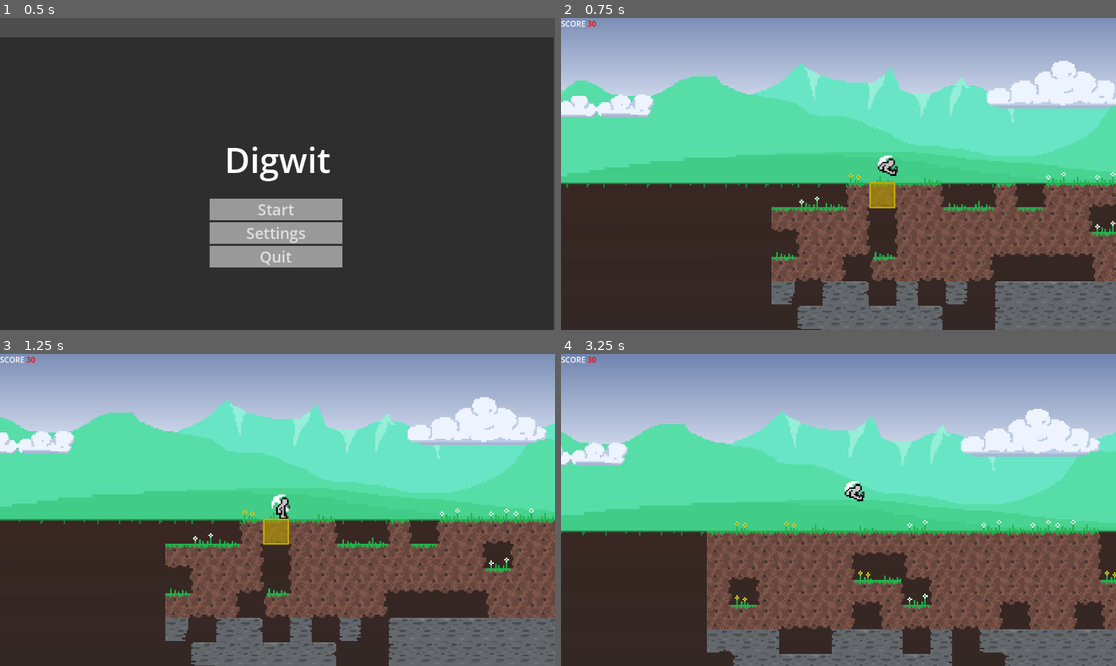
Above: before the commit, frames 1-4 (two rows, left to right).
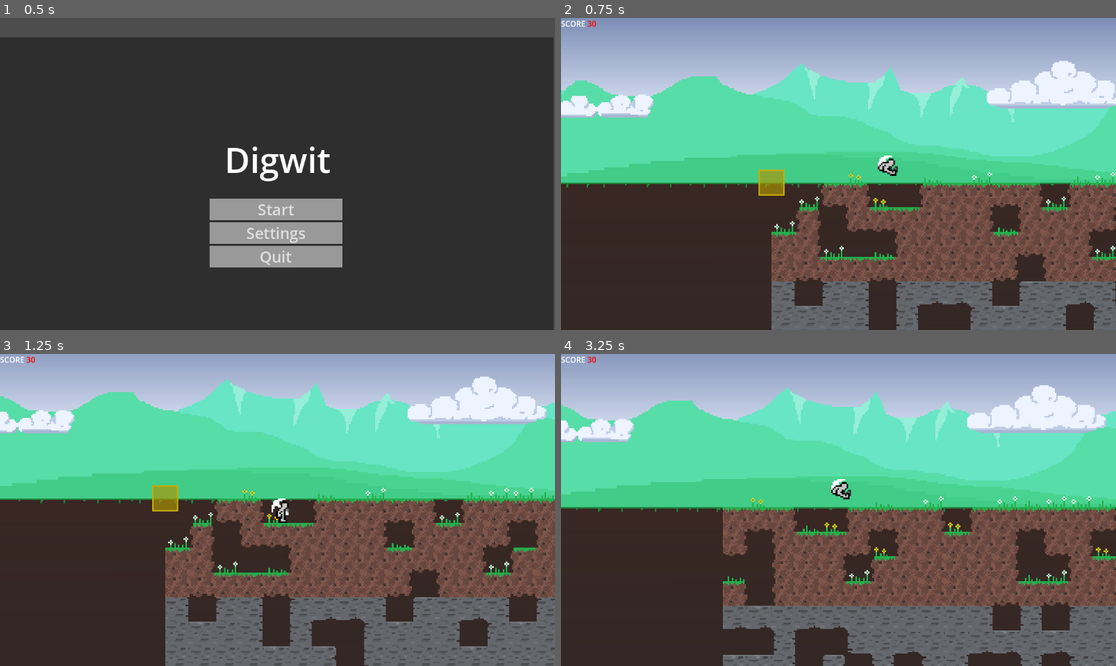
Above: after the commit, the same moments.

Repository: d-v-b/ld58
Game: Godot game, scene res://scenes/main_menu.tscn
The game is run twice, just before and just after one commit, with the same random seed, the same clock (stepped at 60 frames per second) and the same inputs.
Inputs (mouse positions are in pixels of both pictures, inside the frame that each line leads up to):
- Up to frame 1 (0.5 s): no input
- Up to frame 2 (0.75 s): click "Start" at 0.5 s
- Up to frame 3 (1.25 s): no input
- Up to frame 4 (3.25 s): move the mouse to (577, 363) at 1.27 s; hold D (move_right) 1.28-2 s; tap X (action_die) at 1.35 s; tap Space (action_jump) at 1.52, 3.02 s; click "Play again" at 2 s; move the mouse to (727, 525) at 2.77 s; hold D (move_right) from 2.78 s (still down); tap F (action_mine) at 2.85 s

Frame 1 is identical in both runs. In frame 2, 11% of the frame differs, in the area x 35-100%, y 48-100%; in frame 3, 39%; in frame 4, 47%, in the area x 0-100%, y 0-100%.

Commit message:
added mines

Diff:
--- a/Collector/project.godot
+++ b/Collector/project.godot
@@ -14,10 +14,6 @@
 run/main_scene="uid://ku7ncpvrogms"
 config/features=PackedStringArray("4.5", "Forward Plus")
 config/icon="res://assets/icon.svg"
-
-[autoload]
-
-WorldGrid="res://scripts/world_grid.gd"
 
 [input]
 
@@ -77,6 +73,7 @@
 2d_physics/layer_2="Item"
 2d_physics/layer_3="World"
 2d_physics/layer_8="Boundaries"
+2d_physics/layer_10="Boundaries"
 
 [rendering]
 
--- a/Collector/scenes/mining_block.tscn
+++ b/Collector/scenes/mining_block.tscn
@@ -23,4 +23,3 @@
 [connection signal="destroy" from="." to="." method="_on_destroy"]
 [connection signal="input_event" from="." to="." method="_on_input_event"]
 [connection signal="mine" from="." to="." method="_on_mine"]
-[connection signal="select" from="." to="." method="_on_select"]
--- a/Collector/scripts/mining_block.gd
+++ b/Collector/scripts/mining_block.gd
@@ -5,6 +5,7 @@
 enum MiningBlockType{
 	NONE,
 	STANDARD,
+	BOMB,
 }
 
 signal mine
@@ -12,8 +13,12 @@
 
 var health: int = 5
 var position: Vector2
+var tile_position : Vector2i
+var world : World2D
 
-func _init(world_position: Vector2) -> void:
+func _init(_world, world_position: Vector2, _tile_position : Vector2i) -> void:
+	world = _world
+	tile_position = _tile_position
 	position = world_position
 	mine.connect(_on_mine)
 	destroy.connect(_on_destroy)
--- /dev/null
+++ b/Collector/scripts/mining_blocks/bomb.gd
@@ -0,0 +1,33 @@
+class_name MiningBlockBomb extends MiningBlock
+
+var explosion_radius = 1280;
+
+func _init(_world : World2D, world_position: Vector2, _tile_position: Vector2i) -> void:
+	super._init(_world, world_position, _tile_position)
+	health = 1
+
+func _on_destroy() -> void:
+	print("BANG")
+
+	# Define the explosion shape — e.g., a circular area
+	var shape := CircleShape2D.new()
+	shape.radius = explosion_radius
+
+	# Set up query parameters
+	var params := PhysicsShapeQueryParameters2D.new()
+	params.shape = shape
+	params.transform = Transform2D(0, position) # position the shape at this node
+	params.collision_mask = 1  # choose which layers to detect (adjust as needed)
+	params.exclude = [self]    # don't detect self
+
+	var space_state = world.direct_space_state
+	var results = space_state.intersect_shape(params)
+
+	for result in results:
+		var collider = result.get("collider")
+		if collider:
+			print("Hit:", collider.name)
+			if collider.has_method("on_hit"):
+				collider.on_hit()
+
+	super._on_destroy()
--- a/Collector/scripts/mining_blocks/factory.gd
+++ b/Collector/scripts/mining_blocks/factory.gd
@@ -2,7 +2,9 @@
 
 class_name MiningBlockFactory
 
-static func create(type: MiningBlock.MiningBlockType, world_position: Vector2):
+static func create(type: MiningBlock.MiningBlockType, world : World2D, world_position: Vector2, tile_position: Vector2i):
 	if type == MiningBlock.MiningBlockType.STANDARD:
-		return MiningBlockStandard.new(world_position)
-	return MiningBlock.new(world_position)
+		return MiningBlockStandard.new(world, world_position, tile_position)
+	if type == MiningBlock.MiningBlockType.BOMB:
+		return MiningBlockBomb.new(world, world_position, tile_position)
+	return MiningBlock.new(world, world_position, tile_position)
--- a/Collector/scripts/mining_blocks/standard.gd
+++ b/Collector/scripts/mining_blocks/standard.gd
@@ -1,5 +1,5 @@
 class_name MiningBlockStandard extends MiningBlock
 
-func _init(world_position: Vector2) -> void:
-	super._init(world_position)
+func _init(_world : World2D, world_position: Vector2, _tile_position: Vector2i) -> void:
+	super._init(_world, world_position, _tile_position)
 	health = 3
--- a/Collector/scripts/player.gd
+++ b/Collector/scripts/player.gd
@@ -58,3 +58,6 @@
 	is_dead = true
 	died.emit()
 	%AnimationPlayer.play("player_death")
+
+func on_hit():
+	die()
--- a/Collector/scripts/world-render.gd
+++ /dev/null
@@ -1,121 +0,0 @@
-extends TextureRect
-
-var grid_buffer : RID
-var grid_texture : Texture2DRD
-var shader_path = "res://shaders/world_renderer.glsl"
-
-var texture_atlas : Texture2DRD
-
-var shader : RID
-var pipeline : RID
-var uniform_set : RID
-
-var viewport_size : Vector2i
-
-func _ready() -> void:
-	var rd := RenderingServer.get_rendering_device()  # Access the low-level RenderingDevice
-	viewport_size = get_viewport_rect().size.floor()
-
-	size = get_viewport_rect().size
-
-	position = -size * 0.5
-	print(size)
-
-	var _size: Vector2i = Vector2i(WorldGrid.SIZE)
-
-	# Just one integer (4 bytes)
-	var data := PackedByteArray()
-	data.resize(4 * _size.x * _size.y)
-	var counter = 0
-	for y in WorldGrid.SIZE.y:
-		for x in WorldGrid.SIZE.x:
-			data.encode_s32(counter, WorldGrid.get_cell(x, y).value)
-			counter += 4
-
-	grid_buffer = rd.storage_buffer_create(data.size(), data)
-
-	var tex_format := RDTextureFormat.new()
-	tex_format.format = RenderingDevice.DATA_FORMAT_R32G32B32A32_SFLOAT
-	tex_format.width = viewport_size.x
-	tex_format.height = viewport_size.y
-	tex_format.usage_bits = RenderingDevice.TEXTURE_USAGE_STORAGE_BIT | RenderingDevice.TEXTURE_USAGE_SAMPLING_BIT
-
-	var texture_atlas_tex2d: Texture2D = load("res://assets/texture_atlas.png")
-	var texture_atlas_img: Image = texture_atlas_tex2d.get_image()
-	texture_atlas_img.convert(Image.FORMAT_RGBA8)
-	var texture_atlas_view := RDTextureView.new()
-
-	var atlas_format := RDTextureFormat.new()
-	atlas_format.width = texture_atlas_img.get_width()
-	atlas_format.height = texture_atlas_img.get_height()
-	atlas_format.format = RenderingDevice.DATA_FORMAT_R8G8B8A8_UNORM
-	atlas_format.usage_bits = RenderingDevice.TEXTURE_USAGE_SAMPLING_BIT
-
-	var texture_atlas_rid := rd.texture_create(atlas_format, texture_atlas_view, [texture_atlas_img.get_data()])
-
-	texture_atlas = Texture2DRD.new()
-	texture_atlas.texture_rd_rid = texture_atlas_rid
-
-	grid_texture = Texture2DRD.new()
-
-	grid_texture.texture_rd_rid = rd.texture_create(tex_format, RDTextureView.new())
-
-	_load_pipeline()
-
-	texture = grid_texture
-
-
-func _process(_delta: float) -> void:
-	_run_pipeline()
-
-
-func _load_pipeline():
-	var rd := RenderingServer.get_rendering_device()
-	var shader_file = load(shader_path)
-	shader = rd.shader_create_from_spirv(shader_file.get_spirv())
-	pipeline = rd.compute_pipeline_create(shader)
-
-	var nearest_sampler := RDSamplerState.new()
-	nearest_sampler.min_filter = RenderingDevice.SAMPLER_FILTER_NEAREST
-	nearest_sampler.mag_filter = RenderingDevice.SAMPLER_FILTER_NEAREST
-
-	var buffer_uniform := RDUniform.new()
-	buffer_uniform.uniform_type = RenderingDevice.UNIFORM_TYPE_STORAGE_BUFFER
-	buffer_uniform.binding = 0
-	buffer_uniform.add_id(grid_buffer)
-
-	var texture_uniform := RDUniform.new()
-	texture_uniform.uniform_type = RenderingDevice.UNIFORM_TYPE_IMAGE
-	texture_uniform.binding = 1
-	texture_uniform.add_id(grid_texture.texture_rd_rid)
-
-	var texture_atlas_uniform := RDUniform.new()
-	texture_atlas_uniform.uniform_type = RenderingDevice.UNIFORM_TYPE_SAMPLER_WITH_TEXTURE
-	texture_atlas_uniform.binding = 2
-	texture_atlas_uniform.add_id(rd.sampler_create(nearest_sampler))
-	texture_atlas_uniform.add_id(texture_atlas.texture_rd_rid)
-
-
-
-	uniform_set = rd.uniform_set_create([buffer_uniform, texture_uniform, texture_atlas_uniform], shader, 0)
-
-func _run_pipeline():
-	var push_data := PackedByteArray()
-	push_data.resize(48)
-	push_data.encode_s32(0, WorldGrid.SIZE.x)
-	push_data.encode_s32(4, WorldGrid.SIZE.y)
-	push_data.encode_float(8, WorldGrid.starting_position.x)
-	push_data.encode_float(12, WorldGrid.starting_position.y)
-	push_data.encode_float(16, WorldGrid.CELL_SIZE)
-	push_data.encode_float(20, get_viewport().get_camera_2d().position.x)
-	push_data.encode_float(24, get_viewport().get_camera_2d().position.y)
-	push_data.encode_float(28, viewport_size.x)
-	push_data.encode_float(32, viewport_size.y)
-
-	var rd := RenderingServer.get_rendering_device()
-	var list := rd.compute_list_begin()
-	rd.compute_list_bind_compute_pipeline(list, pipeline)
-	rd.compute_list_bind_uniform_set(list, uniform_set, 0)
-	rd.compute_list_set_push_constant(list, push_data, push_data.size())
-	rd.compute_list_dispatch(list, ceil(viewport_size.x / 16), ceil(viewport_size.y / 16), 1)
-	rd.compute_list_end()
--- a/Collector/scripts/world-renderer2.gd
+++ /dev/null
@@ -1,53 +0,0 @@
-
-extends ColorRect
-#
-#var grid_buffer : RID
-#var grid_texture : ImageTexture
-#
-#var grid_image
-#var viewport_size : Vector2i
-#
-#var shader_mat : ShaderMaterial
-#
-#var world_grid
-#
-#func _ready() -> void:
-	#world_grid = get_node("world_grid") as world_grid
-	#
-	#if(!world_grid):
-		#print("hello")
-	#
-	#size = get_viewport_rect().size * 1.25
-	#position = -size * 0.5
-	#
-	##var _size = Vector2i(world_grid.SIZE)
-	#
-	##grid_image = Image.create(_size.x, _size.y, false, Image.FORMAT_L8)
-	##_upload_world_grid()
-	#
-	#grid_texture = ImageTexture.create_from_image(grid_image)
-	#
-	## Create and assign shader material
-	#shader_mat = ShaderMaterial.new()
-	#shader_mat.shader = load("res://shaders/world_renderer.gdshader")
-	#material = shader_mat
-	#
-	## Pass uniforms
-	#shader_mat.set_shader_parameter("grid_tex", grid_texture)
-	#shader_mat.set_shader_parameter("atlas_tex", load("res://assets/texture_atlas.png"))
-	#shader_mat.set_shader_parameter("grid_size", Vector2(world_grid.SIZE))
-	#shader_mat.set_shader_parameter("grid_min", world_grid.starting_position)
-	#shader_mat.set_shader_parameter("cell_size", world_grid.CELL_SIZE)
-	#
-	#
-#func _process(_delta: float) -> void:
-	#var camera = EditorInterface.get_editor_viewport_2d().get_camera_2d() if (Engine.is_editor_hint()) else get_viewport().get_camera_2d()
-	#if camera:
-		#shader_mat.set_shader_parameter("camera_position", get_viewport().get_camera_2d().get_screen_center_position())
-		#shader_mat.set_shader_parameter("screen_size", get_viewport_rect().size * 1.25)
-#
-#func _upload_world_grid():
-	#for y in range(world_grid.SIZE.y):
-		#for x in range(world_grid.SIZE.x):
-			#var v = world_grid.get_cell(x, y).value
-			#grid_image.set_pixel(x, y, Color(v * 255.0, 0, 0))
--- a/Collector/scripts/world_cell.gd
+++ b/Collector/scripts/world_cell.gd
@@ -4,14 +4,24 @@
 
 signal destroyed(Vector2i)
 
-var value = 0
+var value = 0 # 1 = dirt, 2 = stone
+var is_bomb = false
 var position: Vector2i
 var world_position: Vector2
 var mining_block: MiningBlock
+var world : World2D
+
+func _init(_world : World2D):
+	world = _world
 
 func build() -> void:
 	if value == 0 or mining_block: return
-	mining_block = MiningBlockFactory.create(MiningBlock.MiningBlockType.STANDARD, world_position)
+
+	if is_bomb:
+		mining_block = MiningBlockFactory.create(MiningBlock.MiningBlockType.BOMB, world, world_position, position)
+	else:
+		mining_block = MiningBlockFactory.create(MiningBlock.MiningBlockType.STANDARD, world, world_position, position)
+
 	mining_block.destroy.connect(_on_destroy)
 
 func destroy() -> void:
--- a/Collector/scripts/world_grid.gd
+++ /dev/null
@@ -1,37 +0,0 @@
-#@tool
-extends Node2D
-#class_name WorldGrid
-#
-#const SIZE = Vector2(64, 64)
-#const CELL_SIZE = 50
-#const CELL_RECT = Vector2(CELL_SIZE, CELL_SIZE)
-#
-#var grid := []
-#var starting_position := Vector2(-SIZE.x * CELL_SIZE * 0.5, 0)
-#
-#func _ready() -> void:
-	#for y in SIZE.y:
-		#var row := []
-		#for x in SIZE.x:
-			#var _cell = WorldCell.new()
-			#var rand_value = randi_range(0, 4)
-			#_cell.value = 0 if (rand_value == 0) else 1
-			#row.append(_cell)
-		#grid.append(row)
-#
-#
-#func get_cell(x, y):
-	#return grid[y][x]
-	##_draw()
-#
-##func _draw():
-	##for y in SIZE.y:
-		##for x in SIZE.x:
-			##var cell_value : cell = grid[y][x]
-			##var pos = Vector2(x * CELL_SIZE, y * CELL_SIZE) + starting_position
-			##var rect = Rect2(pos, CELL_RECT)
-			##
-			##if(cell_value.value == 1):
-				##draw_rect(rect, Color(0.213, 0.412, 0.24, 1.0))
-			##else:
-				##draw_rect(rect, Color(0.515, 0.265, 0.379, 1.0))
--- a/Collector/scripts/world_tile.gd
+++ b/Collector/scripts/world_tile.gd
@@ -10,14 +10,20 @@
 	for y in _size.y:
 		grid.append([])
 		for x in _size.x:
-			var _cell = WorldCell.new()
+			var _cell = WorldCell.new(get_world_2d())
 			var _material = 1 if (y < 4) else 2
 			var rand_value = randi_range(0, 4)
+			var rand_value2 = randi_range(0, 10)
 
 			if rand_value == 0:
 				_cell.value = 0
 			else:
 				_cell.value = _material
+				if rand_value2 == 10:
+					_cell.is_bomb = true
+				_cell.build()
+
+
 
 			_cell.position = Vector2i(x, y)
 			_cell.world_position = position_grid_to_world(_cell.position)
@@ -47,10 +53,15 @@
 func update_neighbours(cell: WorldCell) -> void:
 	var x = cell.position.x
 	var y = cell.position.y
-	update_cell(grid[y-1][x])
-	update_cell(grid[y+1][x])
-	update_cell(grid[y][x-1])
-	update_cell(grid[y][x+1])
+
+	if (x > 0):
+		update_cell(grid[y][x-1])
+	if (x < _size.x-1):
+		update_cell(grid[y][x+1])
+	if (y > 0):
+		update_cell(grid[y-1][x])
+	if (y < _size.y-1):
+		update_cell(grid[y+1][x])
 
 
 func update_cell(cell: WorldCell) -> void:
@@ -68,8 +79,8 @@
 func position_world_to_grid(world_position: Vector2) -> Vector2i:
 	var grid_position = Vector2i(world_position) / tile_set.tile_size
 	var cell = grid[grid_position.y][grid_position.x]
-	if cell:
-		cell.build()
+	#if cell:
+	#	cell.build()
 	return grid_position
 
 func get_grid_cell(grid_position: Vector2i) -> MiningBlock:
@@ -123,6 +134,8 @@
 
 func choose_air_offset(x: int, y: int) -> Vector2i:
 	var max_y := grid.size() - 1
+	if y == max_y: return Vector2i(0, 0)
+
 	var bot_grass = y < max_y and grid[y + 1][x].value == 1
 
 	# Deterministic pseudo-random number based on x and y
Not shown, added: Collector/scripts/mining_blocks/bomb.gd.uid
Not shown, removed: Collector/scripts/world-render.gd.uid
Not shown, removed: Collector/scripts/world-renderer2.gd.uid
Not shown, removed: Collector/scripts/world_grid.gd.uid
Not shown, added: Collector/scenes/player.tscn11988466154.tmp
